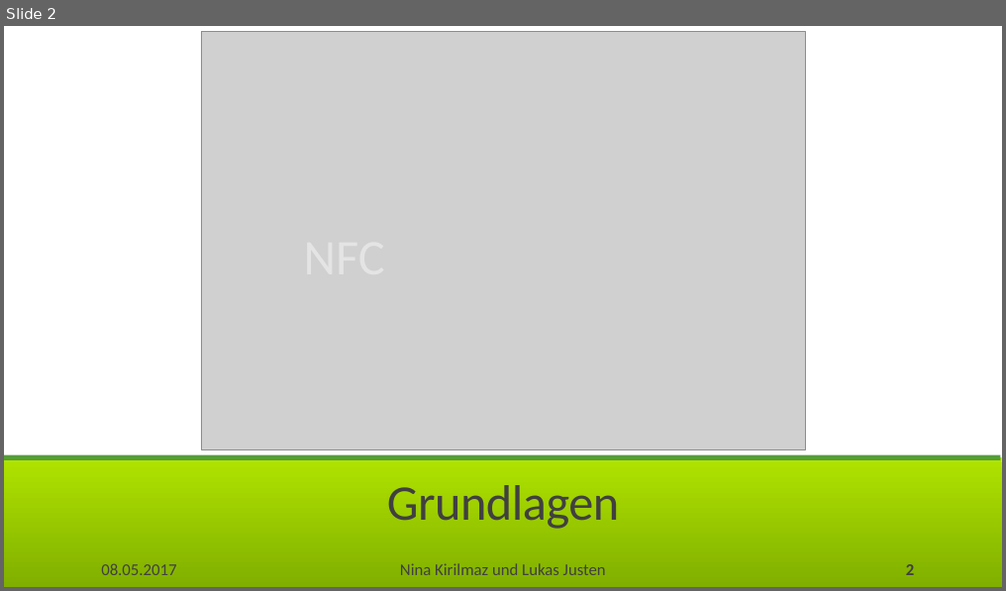
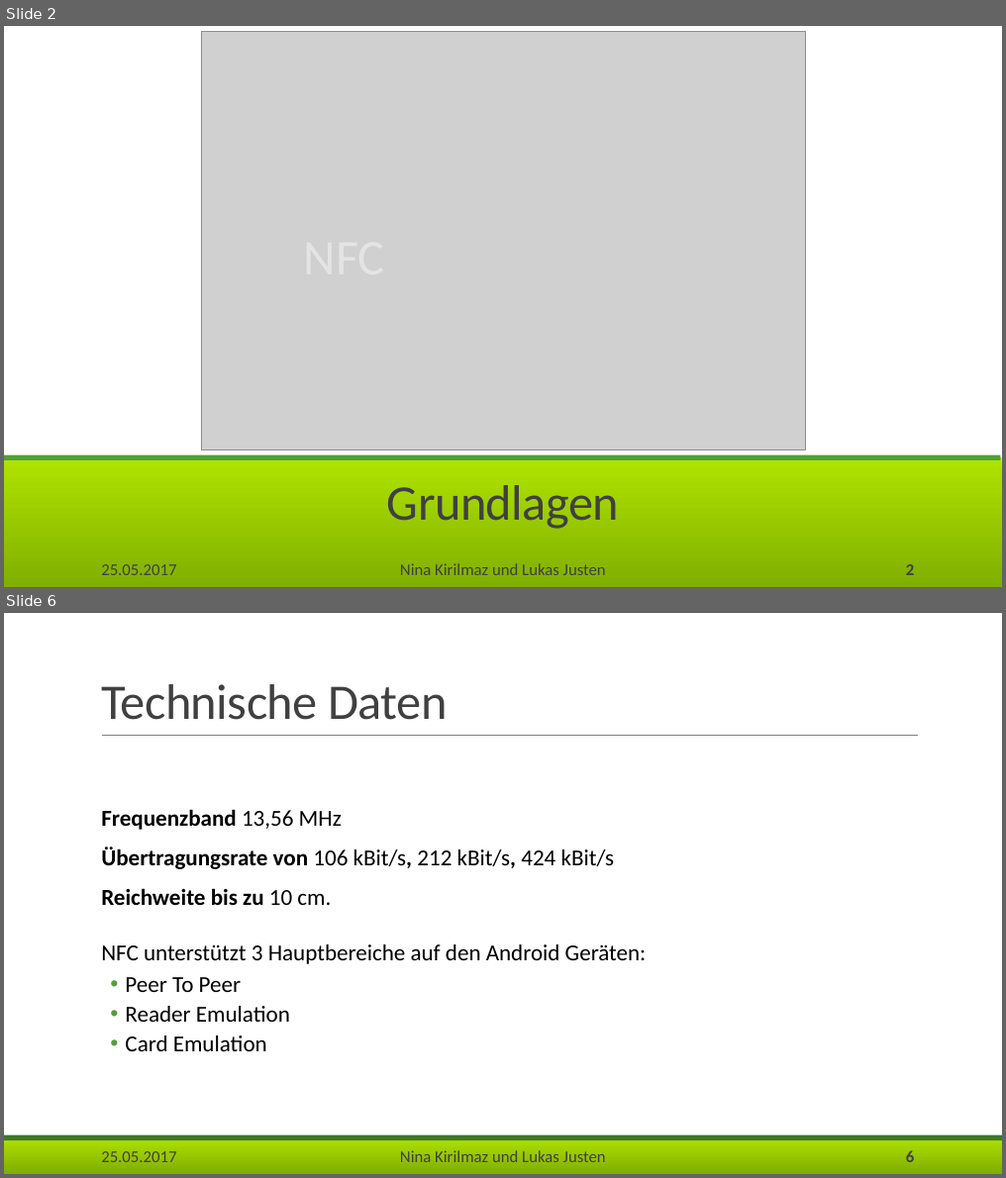
Before and after one commit to Lukas-Justen/MOVS, a slide deck: NFC.pptx. Shown one above the other, each under a label of ours: slide 2 before the commit, slides 2 and 6 after it; the slides between them are not shown. The pictures are 1006x591 and 1006x1178 pixels, drawn with LibreOffice and Linux fonts; fonts in the diff are those of the drawing; grey boxes stand for pictures; background and template pictures are left out. Boxes give left, top, right and bottom in pixels: in the first picture for what was removed or moved away, otherwise in the second. Text is boxed around its words. In the diff, an @@ line names an element or a change of style, - is before the commit and + after.

```diff
--- a/NFC.pptx
+++ b/NFC.pptx
@@ slide 6 added at (4,613,1002,1174), background #FFFFFF; not listed: 3 template elements that a slide beside it also shows @@
@@ title added at (101,684,447,720), 48 pt, text #404040 @@
+Technische Daten
@@ line added from (102, 735) to (918, 735), #808080 0.5 pt @@
@@ text added at (101,809,647,1052), 22 pt, text #000000 @@
+  Frequenzband 13,56 MHz
+  Übertragungsrate von 106 kBit/s, 212 kBit/s, 424 kBit/s
+  Reichweite bis zu 10 cm.
+  NFC unterstützt 3 Hauptbereiche auf den Android Geräten:
+  • Peer To Peer
+  • Reader Emulation
+  • Card Emulation
@@ text added at (101,1152,176,1162), 16 pt, text #404040 @@
+25.05.2017
@@ page number added at (906,1151,914,1162), 16 pt, text #404040, bold @@
+6
@@ slide 2 changed as well @@
@@ text at (101,565,176,575): text changed @@
-08.05.2017
+25.05.2017
```
Also in this commit, not shown: 11 other slides changed, 9 other slides added.
